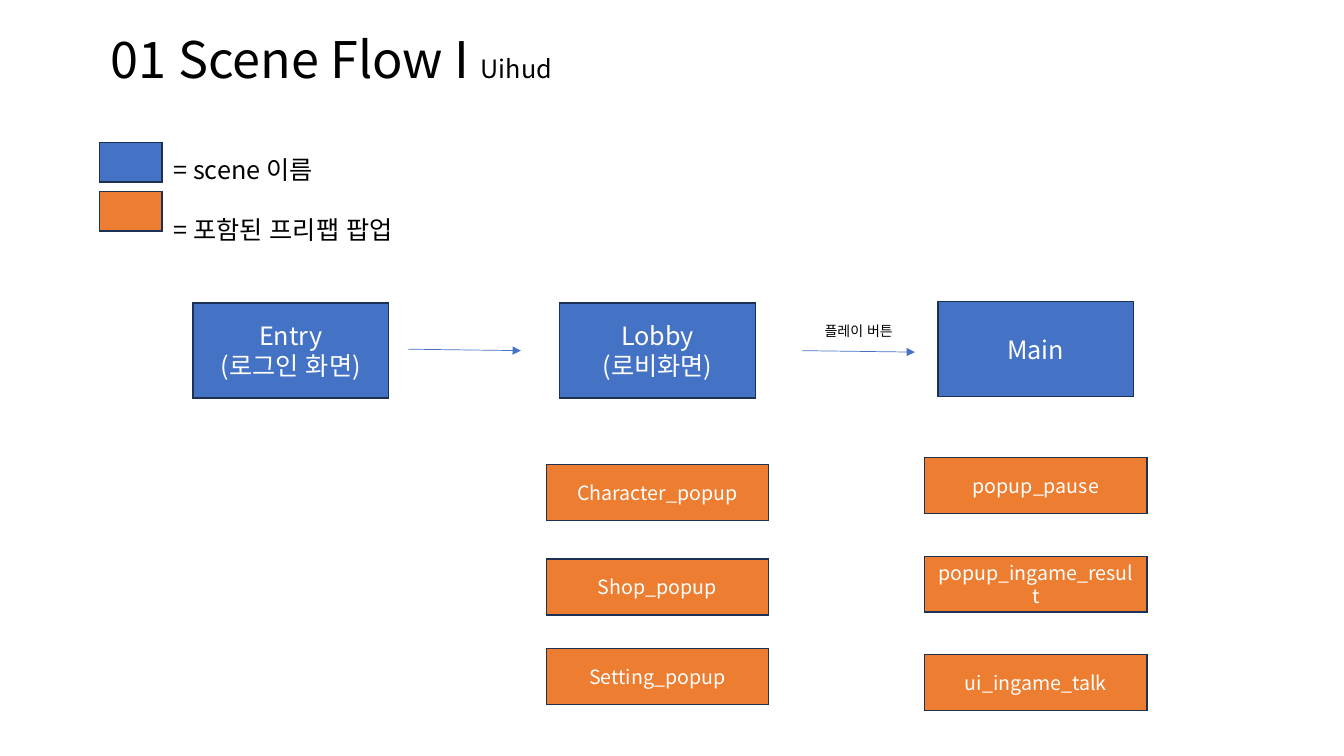
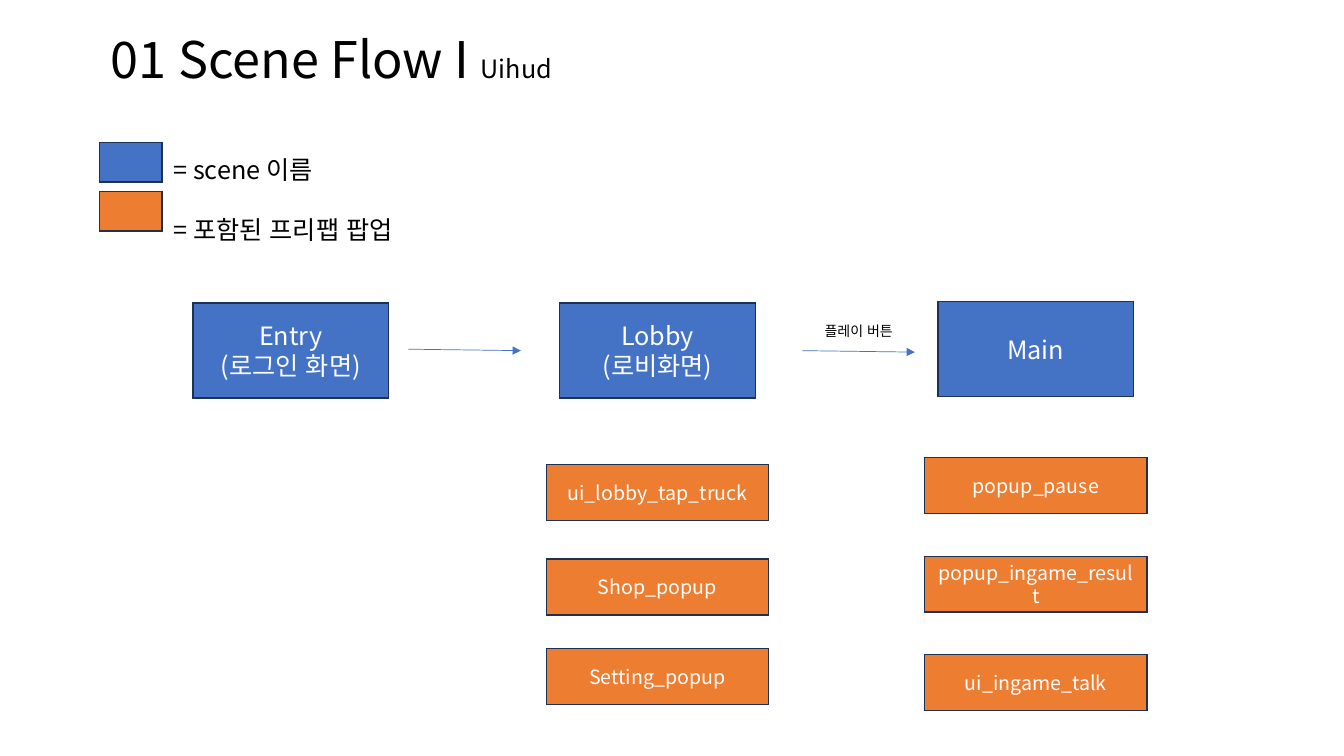
Before and after one commit to scorchLand/kci, a slide deck: slide 2 of 기획서/용사트럭 UI.pptx. Drawn at 1344x756 pixels with LibreOffice and Linux fonts; fonts in the diff are those of the drawing. Boxes give left, top, right and bottom in pixels: in the first picture for what was removed or moved away, otherwise in the second. Text is boxed around its words. In the diff, an @@ line names an element or a change of style, - is before the commit and + after.

```diff
--- a/기획서/용사트럭 UI.pptx
+++ b/기획서/용사트럭 UI.pptx
@@ text in rectangle at (x1=567, y1=484, x2=747, y2=505): text changed @@
-Character_popup
+ui_lobby_tap_truck
```
Also in this commit, not shown: 1 other slide changed, 6 slides added, 1 other file.
